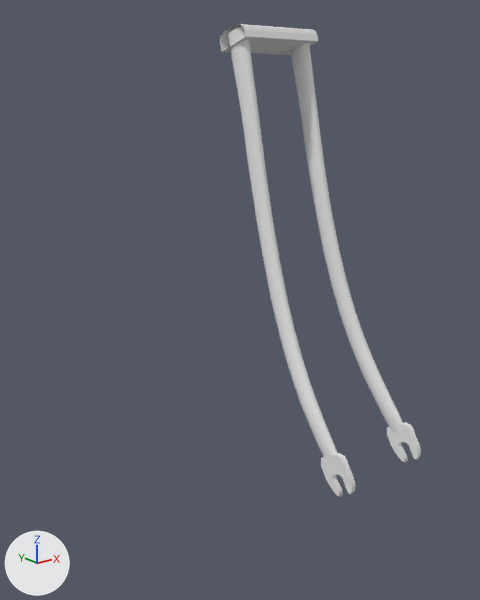
The OBJ model models/parts/fork_03.obj: old version first, new version second.
The view is the same before and after, from a camera (50 mm lens) standing at (-0.786, -1.641, 0.59) and looking at (0.112, -0.517, 0.141). Every picture has the same lights, and +X, +Y and +Z are marked at lower left. Where no turn or scale is listed for an object, it has been applied to the vertices. Vertices at the same position are counted once.

The first picture shows 'fork_barcelona'.
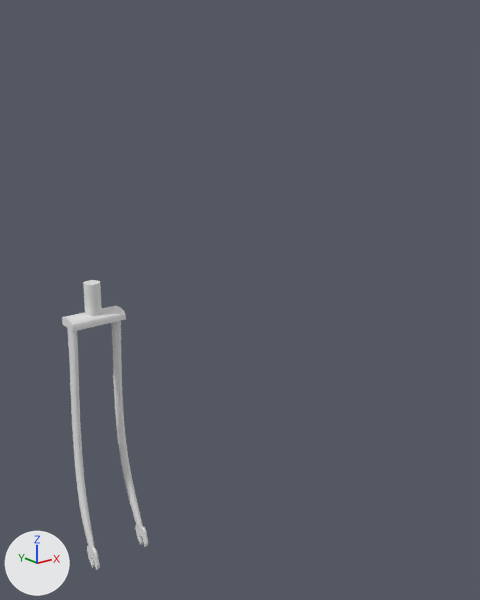
Commit message: [Fix]: Fork_03 position update

Boxes [x1, y1, x2, y2] around the edits, measured in the pictures (480 x 600 px; the box of a moved part takes in the faces that stretch with it):
'fork_barcelona', reshaped (57% narrower, 39% shorter)
    before: [220, 24, 421, 497]
    after: [62, 280, 148, 570]
part 1 of me_fork_barcelona, moved or reshaped
    before: [321, 453, 355, 497]
    after: [87, 546, 100, 570]
part 2 of me_fork_barcelona, moved or reshaped
    before: [228, 26, 338, 457]
    after: [67, 328, 94, 549]
part 3 of me_fork_barcelona, moved or reshaped
    before: [387, 422, 421, 462]
    after: [135, 525, 148, 547]
part 4 of me_fork_barcelona, moved or reshaped
    before: [291, 44, 403, 433]
    after: [112, 321, 143, 530]
part 5 of me_fork_barcelona, added
    after: [62, 280, 126, 331]
part 6 of me_fork_barcelona, deleted
    before: [220, 24, 318, 55]

The change, as a list of edits to the scene's bpy script:
```text
Change me_fork_barcelona:
    used by ob_fork_barcelona; location = (0.0, 0.0, 0.0)
    remove me_fork_barcelona.from_pydata(...)  # 858 vertices, 983 faces; spans x -0.084..0.097, y -1.04..-0.696, z -0.032..0.693
    add me_fork_barcelona.from_pydata(...)  # 1056 vertices, 1084 faces; spans x -0.09..0.091, y -0.091..0.034, z -0.776..0.088
    me_fork_barcelona part 1: the loose piece of 230 vertices spanning x -0.081..-0.072, y -1.04..-0.971, z -0.032..0.039 is turned 17.9 degrees about the x axis through its middle, then moved by (-0.006, 0.946, -0.742)
    me_fork_barcelona part 2: the loose piece of 156 vertices spanning x -0.084..-0.05, y -1.009..-0.705, z 0.008..0.691 is turned 17.9 degrees about the x axis through its middle, then moved by (-0.006, 0.832, -0.714)
    me_fork_barcelona part 3: the loose piece of 230 vertices spanning x 0.086..0.095, y -1.04..-0.971, z -0.032..0.039 is turned 17.9 degrees about the x axis through its middle, then moved by (-0.006, 0.946, -0.742)
    me_fork_barcelona part 4: the loose piece of 156 vertices spanning x 0.064..0.097, y -1.009..-0.705, z 0.008..0.691 is turned 17.9 degrees about the x axis through its middle, then moved by (-0.006, 0.832, -0.714)
    me_fork_barcelona part 5: a new loose piece of 220 vertices spanning x -0.08..0.081, y -0.037..0.03, z -0.028..0.088
    me_fork_barcelona part 6: the loose piece of 22 vertices spanning x -0.074..0.088, y -0.765..-0.696, z 0.653..0.693 is deleted
```
